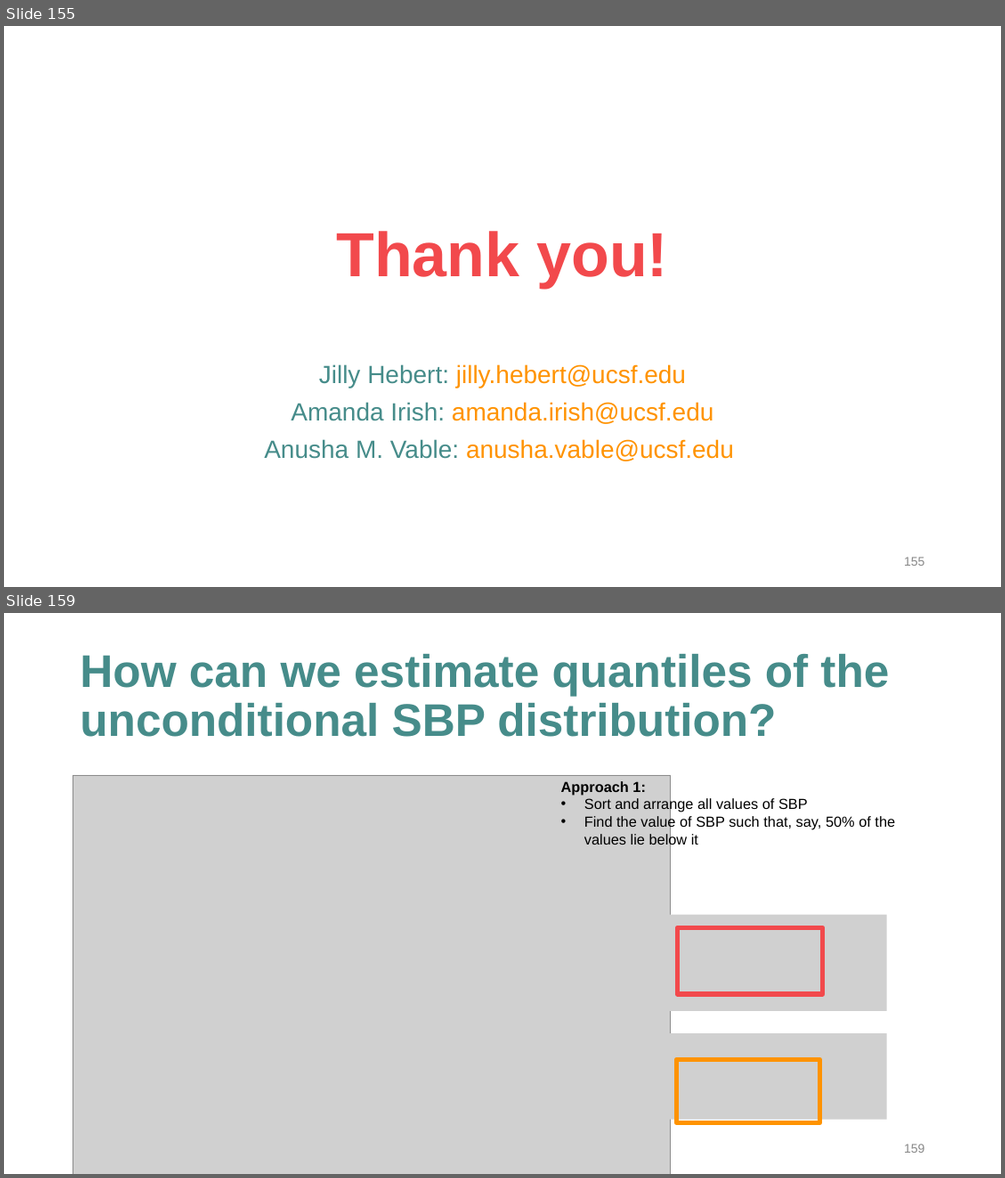
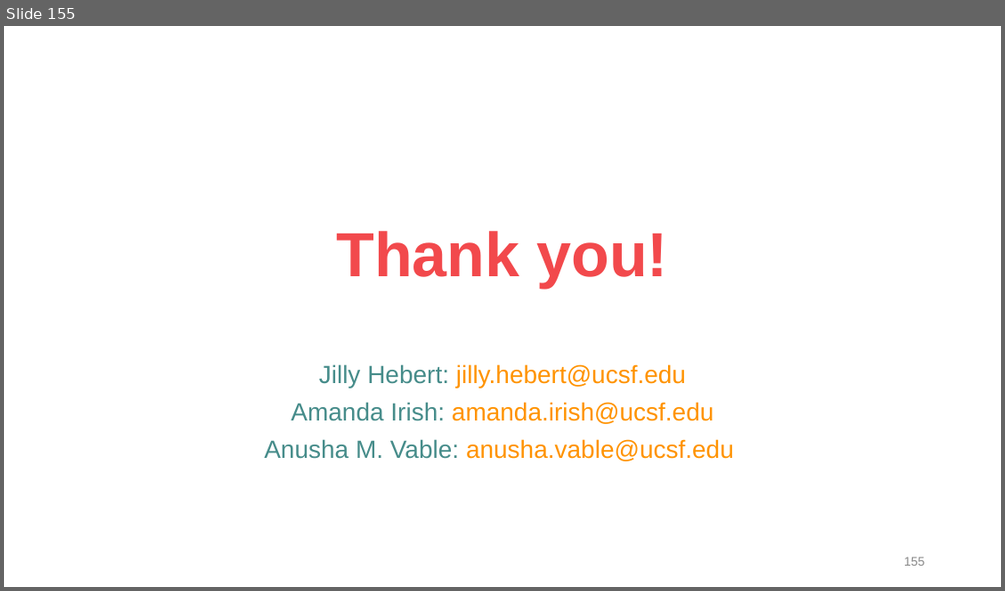
Before and after one commit to VabLab/Quantile-Regression-Workshop, a slide deck: 2025 QR Workshop.pptx. Shown one above the other, each under a label of ours: slides 155 and 159 before the commit, slide 155 after it; the slides between them are not shown. The pictures are 1005x1178 and 1005x591 pixels, drawn with LibreOffice and Linux fonts; fonts in the diff are those of the drawing; grey boxes stand for pictures. Boxes give left, top, right and bottom in pixels: in the first picture for what was removed or moved away, otherwise in the second. Text is boxed around its words. In the diff, an @@ line names an element or a change of style, - is before the commit and + after.

```diff
--- a/2025 QR Workshop.pptx
+++ b/2025 QR Workshop.pptx
@@ slide 159 removed at (4,613,1001,1174), background #FFFFFF @@
@@ title removed at (80,654,889,737) @@
-How can we estimate quantiles of the unconditional SBP distribution?
@@ picture removed at (73,775,671,1174) @@
@@ text removed at (561,781,895,847) @@
-Approach 1:
-• Sort and arrange all values of SBP
-• Find the value of SBP such that, say, 50% of the values lie below it
@@ picture removed at (554,915,887,1011) @@
@@ rectangle removed at (678,928,823,995) @@
@@ picture removed at (554,1033,887,1119) @@
@@ rectangle removed at (676,1060,820,1122) @@
@@ page number removed at (904,1143,924,1152) @@
-159
```
Also in this commit, not shown: 1 slide changed, 7 other slides removed.
